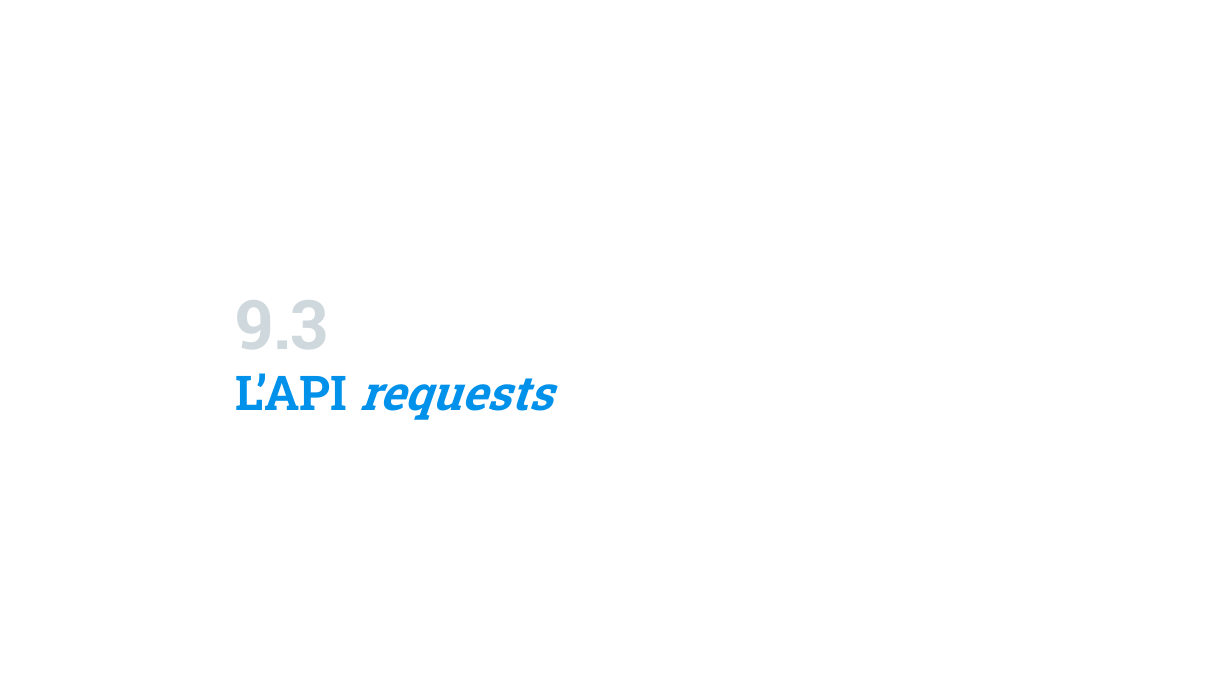
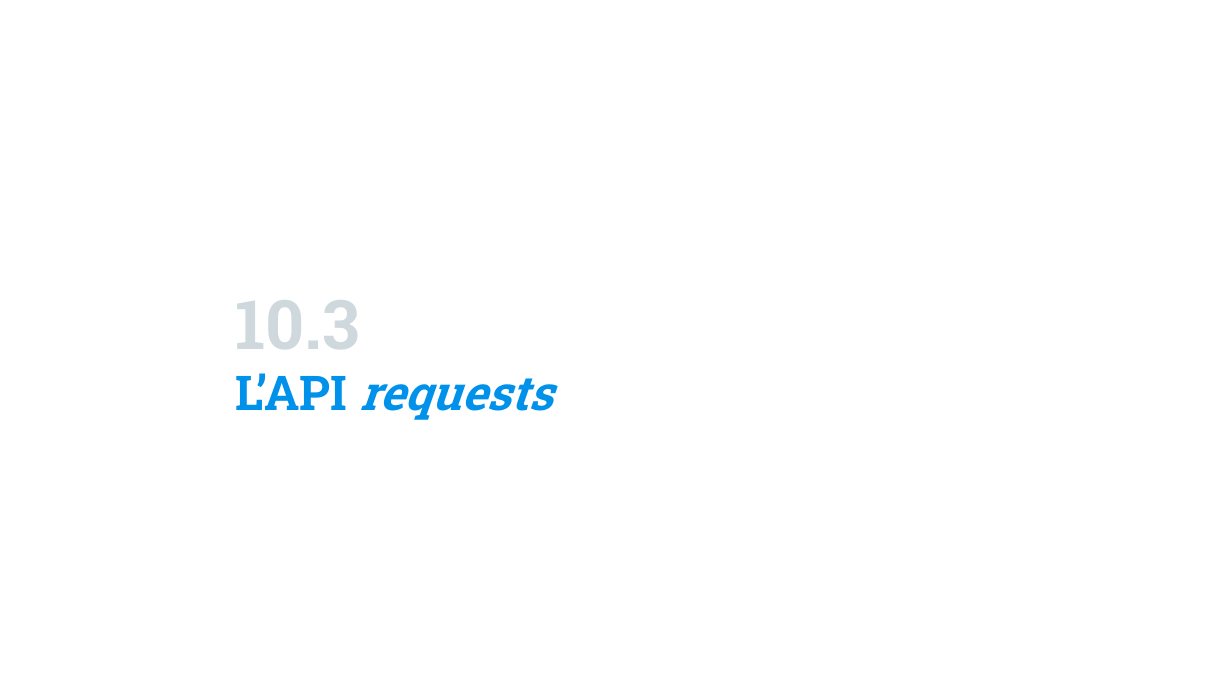
Before and after one commit to Fully-san/PythonSoftwareDevelopment, a slide deck: slide 251 of Supports/Python Software Development.pptx (slide 232 before the commit). Drawn at 1232x693 pixels with LibreOffice and Linux fonts; fonts in the diff are those of the drawing; background and template pictures are left out. Boxes give left, top, right and bottom in pixels: in the first picture for what was removed or moved away, otherwise in the second. Text is boxed around its words. In the diff, an @@ line names an element or a change of style, - is before the commit and + after.

```diff
--- a/Supports/Python Software Development.pptx
+++ b/Supports/Python Software Development.pptx
@@ title at <box>235,300,359,349</box>: text changed @@
-9.3
+10.3
```
Also in this commit, not shown: 5 other slides changed, 19 slides added, 4 other files.
